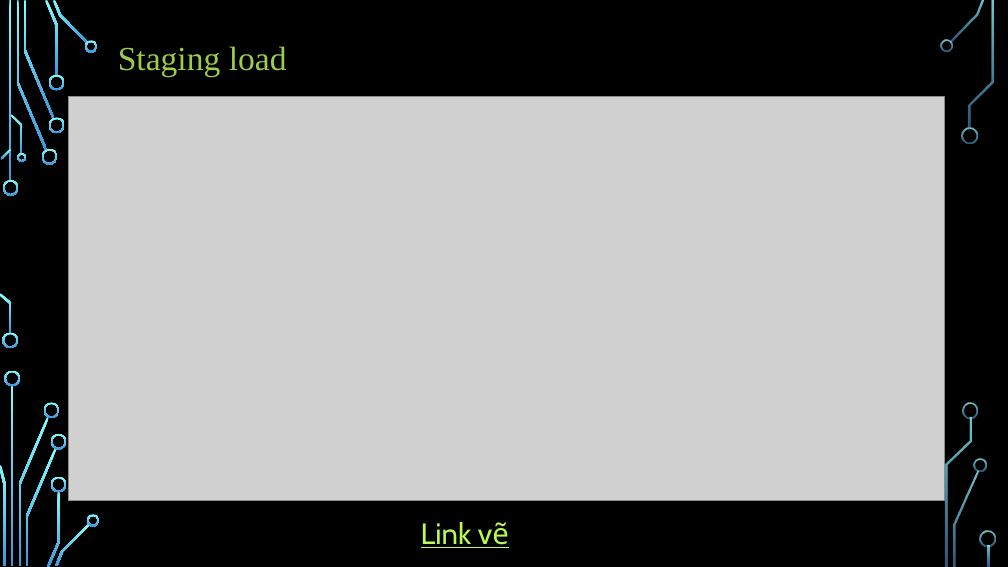
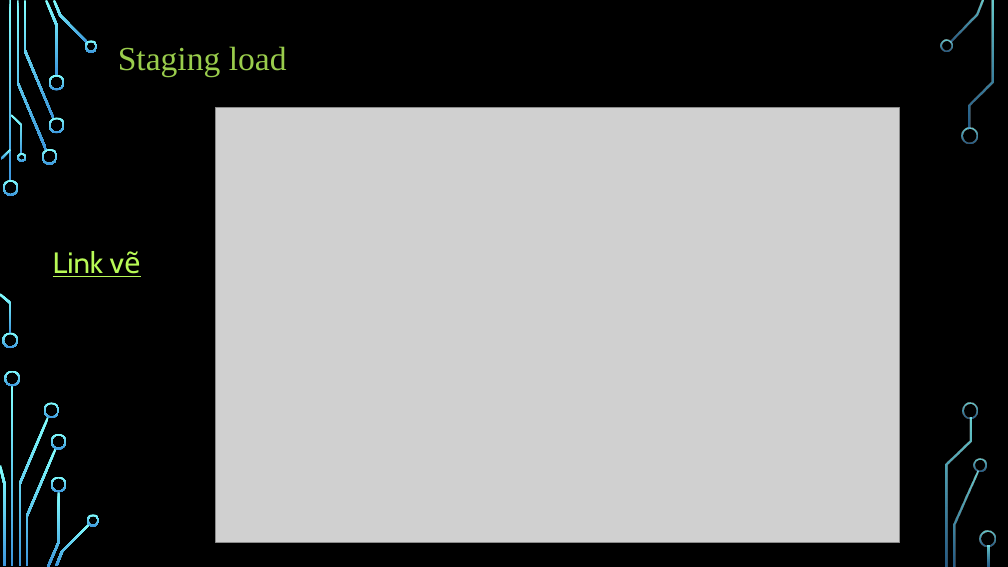
Before and after one commit to CaoTrungVinh/DataWareHouse, a slide deck: slide 5 of Datawarehouse.pptx. Drawn at 1008x567 pixels with LibreOffice and Linux fonts; fonts in the diff are those of the drawing; grey boxes stand for pictures; background and template pictures are left out. Boxes give left, top, right and bottom in pixels: in the first picture for what was removed or moved away, otherwise in the second. Text is boxed around its words. In the diff, an @@ line names an element or a change of style, - is before the commit and + after.

Commit message:
ghi chứ lại code bước 2 và chỉnh ảnh bước 2 trong pptx

```diff
--- a/Datawarehouse.pptx
+++ b/Datawarehouse.pptx
@@ picture resized from (x1=68, y1=96, x2=944, y2=501) to (x1=216, y1=107, x2=900, y2=543) @@
@@ text "Link vẽ" moved from (x1=421, y1=522, x2=509, y2=548) to (x1=53, y1=251, x2=141, y2=277) @@
```
Also in this commit, not shown: 5 other files.
